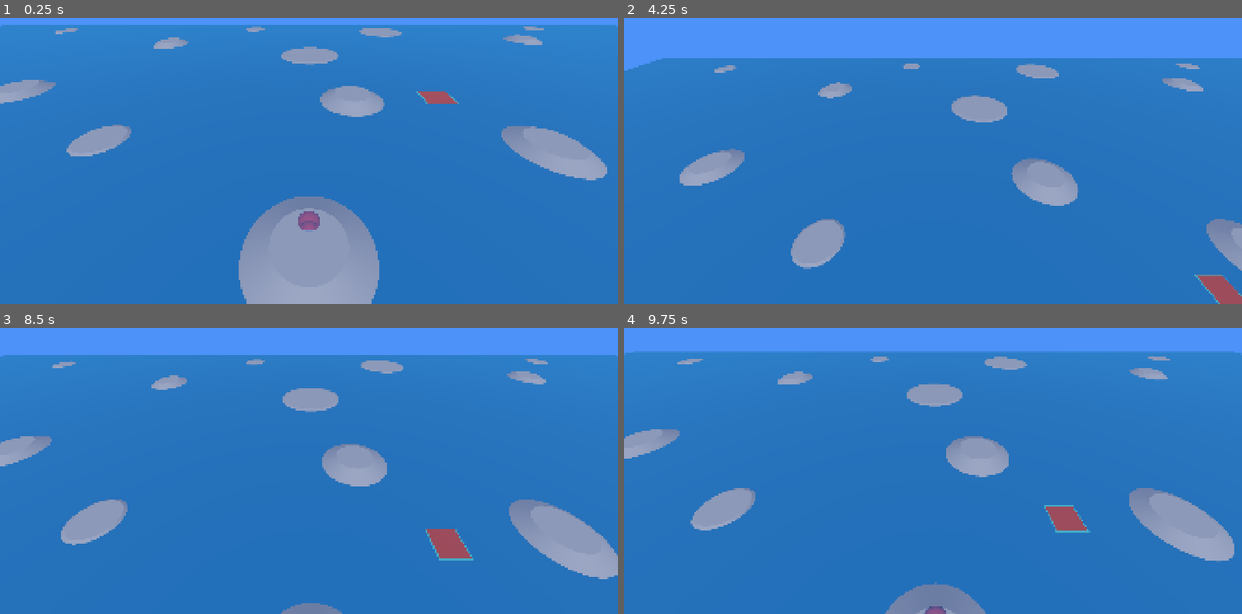
Above: before the commit, frames 1-4 (two rows, left to right).
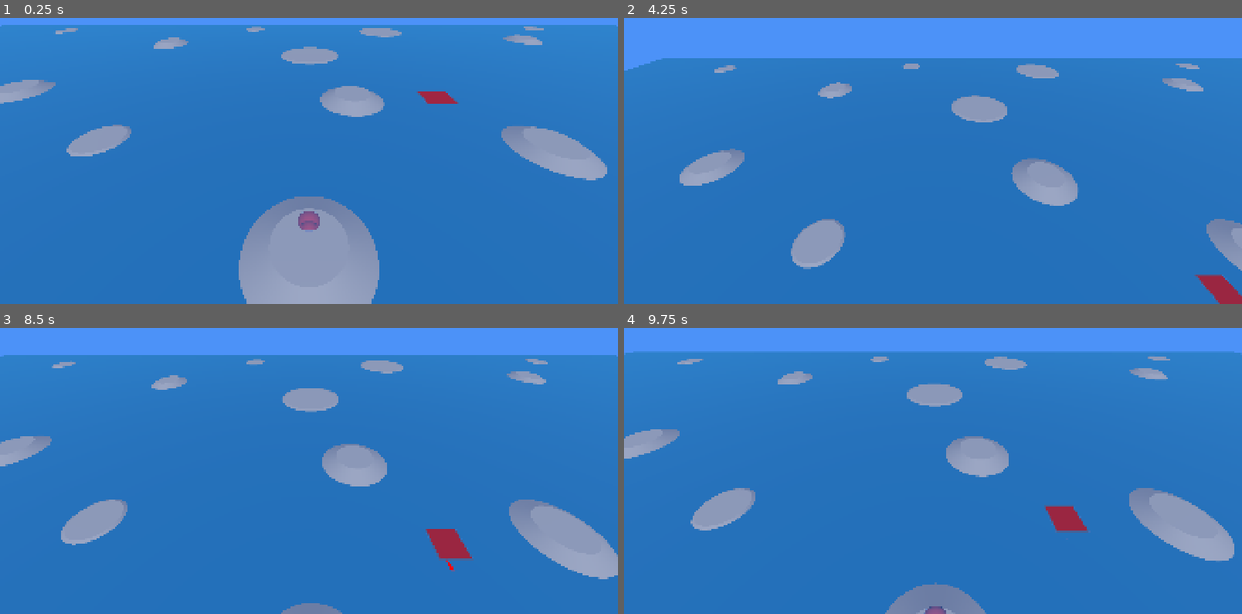
Above: after the commit, the same moments.

Repository: the-shipwrights/the-shipyard
Game: Godot game, scene res://playscenes/cloud_test_scene.tscn
Two runs of this game, one before a commit and one after it. Both use one fixed random seed, a clock stepped at 60 frames per second and the inputs below. This scene is started directly instead of the project's main scene.
Inputs (mouse positions are in pixels of both pictures, inside the frame that each line leads up to):
- Up to frame 1 (0.25 s): no input
- Up to frame 2 (4.25 s): tap Enter at 0.5, 3.5 s; move the mouse to (902, 201) at 0.52 s; hold W 0.53-1.25 s; hold E 0.53-1.25 s; click (902, 201) at 0.67 s; tap Space at 0.77, 2, 3.77 s; drag from (1118, 181) to (902, 201) at 1.27 s; move the mouse to (747, 78) at 2.02 s; hold A 2.03-2.75 s; hold Ctrl 2.03-2.75 s; drag from (963, 129) to (747, 78) at 2.77 s; move the mouse to (840, 43) at 3.52 s; hold S from 3.53 s (still down); hold E from 3.53 s (still down)
- Up to frame 3 (8.5 s): release S at 4.25 s; release E at 4.25 s; drag from (444, 422) to (216, 353) at 4.27 s; tap Space at 5, 6.77, 8 s; move the mouse to (185, 456) at 5.02 s; hold W 5.03-5.75 s; hold Ctrl 5.03-5.75 s; click (185, 456) at 5.17 s; drag from (370, 362) to (185, 456) at 5.77 s; tap Enter at 6.5 s; move the mouse to (278, 511) at 6.52 s; hold D 6.53-7.25 s; hold E 6.53-7.25 s; drag from (494, 491) to (278, 511) at 7.27 s; move the mouse to (123, 388) at 8.02 s; hold S from 8.03 s (still down); hold Ctrl from 8.03 s (still down)
- Up to frame 4 (9.75 s): release S at 8.75 s; release Ctrl at 8.75 s; drag from (963, 439) to (747, 388) at 8.77 s; move the mouse to (840, 353) at 9.52 s; hold W from 9.53 s (still down); hold E from 9.53 s (still down); click (840, 353) at 9.67 s

The runs differ from the first frame. In frame 1, 0.2% of the frame differs, in the area x 67-75%, y 25-30%; in frame 2, 0.5%; in frame 3, 0.6%, in the area x 68-77%, y 70-86%; in frame 4, 0.5%.

Commit message:
Basic depth occlusion

Diff:
--- a/simulation/server/assets/materials/cloud_material.tres
+++ b/simulation/server/assets/materials/cloud_material.tres
@@ -10,5 +10,5 @@
 shader_parameter/border_thickness = 0.1
 shader_parameter/screen_height = 4.8
 shader_parameter/particle_count = 3
-shader_parameter/particle_positions = Array[Vector3]([Vector3(4.5, 0.1, -2.5), Vector3(5.95652, 0.1, -2.90178), Vector3(4.3585153, 0.1, -2.7020462)])
+shader_parameter/particle_positions = Array[Vector3]([Vector3(4.5, 1.3081255, -2.5), Vector3(4.322624, 0.1, -2.9518619), Vector3(4.376619, 0.58258164, -1.9077891)])
 shader_parameter/particle_radiuses = Array[float]([0.5, 0.5, 0.5])
--- a/simulation/server/assets/shaders/cloud.gdshader
+++ b/simulation/server/assets/shaders/cloud.gdshader
@@ -58,6 +58,10 @@
 		}
 	}
 
+	float depth = -100000.0;
+	float current_depth = depth;
+	vec4 final_color = vec4(0.0);
+
 	for (int i = 0; i < 3; i++) {
 		vec4 view_position = VIEW_MATRIX * vec4(particle_positions[i], 1.0);
 		vec4 projection = PROJECTION_MATRIX * view_position;
@@ -68,13 +72,27 @@
 			abs(SCREEN_UV.x - screen_uv.x) <= screen_radius.x  &&
 			abs(SCREEN_UV.y - screen_uv.y) <= screen_radius.y
 		){
+			float curve_x = sqrt(-pow((SCREEN_UV.x - screen_uv.x) * screen_width, 2) + pow(particle_radiuses[i], 2));
+			float curve_y = sqrt(-pow((SCREEN_UV.y - screen_uv.y) * screen_height, 2) + pow(particle_radiuses[i], 2));
+			float curve = (curve_x / particle_radiuses[i]) * (curve_y / particle_radiuses[i]) * particle_radiuses[i];
+			float distance_to_camera = view_position.z;
+			current_depth = distance_to_camera + curve;
+
 			vec2 infill_uv = vec2(
 				(SCREEN_UV.x - screen_uv.x) * screen_width + particle_radiuses[i],
 				(SCREEN_UV.y - screen_uv.y) * screen_height + particle_radiuses[i]
 			);
 			vec4 infill_color = texture(image, infill_uv);
-			if (infill_color[3] > 0.0)
-				ALBEDO = ALBEDO * (1.0 - infill_color[3]) + infill_color.rgb * infill_color[3];
+			if (infill_color[3] == 1.0 && current_depth > depth) {
+				final_color = infill_color;
+				depth = current_depth;
+			}
+			else if (infill_color[3] > 0.0 && current_depth > depth) {
+				final_color.rgb = final_color.rgb * (1.0 - infill_color[3]) + infill_color.rgb * infill_color[3];
+				final_color.a = 1.0 - (1.0 - final_color.a) * (1.0 - infill_color[3]);
+			}
+			ALBEDO = vec3(-depth / 5.0, 0.0, 0.0);
 		}
 	}
+	// ALBEDO = ALBEDO * (1.0 - final_color.a) + final_color.rgb * final_color.a;
 }
--- a/simulation/server/packedscenes/cloud.tscn
+++ b/simulation/server/packedscenes/cloud.tscn
@@ -3,6 +3,21 @@
 [ext_resource type="QuadMesh" uid="uid://c8b2pqj5iecng" path="res://assets/3dmodels/cloud_particle.tres" id="1_6t0eo"]
 [ext_resource type="Script" uid="uid://b4kjvxb6hrxjx" path="res://scripts/cloud_controller.gd" id="1_dtbih"]
 [ext_resource type="Script" uid="uid://dt3gs4pofh84v" path="res://assets/shaders/post_process_shader.gd" id="3_dtbih"]
+
+[sub_resource type="Environment" id="Environment_px02p"]
+
+[sub_resource type="CompositorEffect" id="CompositorEffect_dk4w1"]
+resource_local_to_scene = false
+resource_name = ""
+enabled = false
+effect_callback_type = 4
+needs_motion_vectors = false
+needs_normal_roughness = false
+script = ExtResource("3_dtbih")
+metadata/_custom_type_script = "uid://dt3gs4pofh84v"
+
+[sub_resource type="Compositor" id="Compositor_8twhp"]
+compositor_effects = Array[CompositorEffect]([SubResource("CompositorEffect_dk4w1")])
 
 [sub_resource type="StandardMaterial3D" id="StandardMaterial3D_kexmb"]
 shading_mode = 0
@@ -18,21 +33,6 @@
 instance_count = 1
 mesh = ExtResource("1_6t0eo")
 buffer = PackedFloat32Array(1, 0, 0, 0.5706141, 0, 1, 0, 0, 0, 0, 1, 0.30216348)
-
-[sub_resource type="Environment" id="Environment_px02p"]
-
-[sub_resource type="CompositorEffect" id="CompositorEffect_dk4w1"]
-resource_local_to_scene = false
-resource_name = ""
-enabled = false
-effect_callback_type = 4
-needs_motion_vectors = false
-needs_normal_roughness = false
-script = ExtResource("3_dtbih")
-metadata/_custom_type_script = "uid://dt3gs4pofh84v"
-
-[sub_resource type="Compositor" id="Compositor_8twhp"]
-compositor_effects = Array[CompositorEffect]([SubResource("CompositorEffect_dk4w1")])
 
 [sub_resource type="StandardMaterial3D" id="StandardMaterial3D_q0da8"]
 albedo_color = Color(0.63, 0.2583, 0.2583, 1)
@@ -50,6 +50,10 @@
 editor_description = "Handles cloud generation and animation, perhaps also other things? we shall see..."
 script = ExtResource("1_dtbih")
 
+[node name="WorldEnvironment" type="WorldEnvironment" parent="." unique_id=70051558]
+environment = SubResource("Environment_px02p")
+compositor = SubResource("Compositor_8twhp")
+
 [node name="Placeholder (delete me)" type="MeshInstance3D" parent="." unique_id=1230811381]
 transform = Transform3D(1, 0, 0, 0, -4.371139e-08, 1, 0, -1, -4.371139e-08, 0, 0, 0)
 visible = false
@@ -57,15 +61,18 @@
 mesh = SubResource("TextMesh_m6kmv")
 
 [node name="CloudParticle1" type="MeshInstance3D" parent="." unique_id=893149861]
-transform = Transform3D(1, 0, 0, 0, -4.37114e-08, 1.0000002, 0, -1.0000002, -4.37114e-08, 4.5, 0.1, -2.5)
+transform = Transform3D(1, 0, 0, 0, -4.37114e-08, 1.0000002, 0, -1.0000002, -4.37114e-08, 4.5, 2.2939053, -2.5)
+layers = 2
 mesh = ExtResource("1_6t0eo")
 
 [node name="CloudParticle2" type="MeshInstance3D" parent="." unique_id=2121152295]
-transform = Transform3D(1, 0, 0, 0, -4.37114e-08, 1.0000002, 0, -1.0000002, -4.37114e-08, 5.197246, 0.1, -2.7019703)
+transform = Transform3D(1, 0, 0, 0, -4.37114e-08, 1.0000002, 0, -1.0000002, -4.37114e-08, 4.322624, 0.1, -2.9518619)
+layers = 2
 mesh = ExtResource("1_6t0eo")
 
 [node name="CloudParticle3" type="MeshInstance3D" parent="." unique_id=1679534410]
-transform = Transform3D(1, 0, 0, 0, -4.37114e-08, 1.0000002, 0, -1.0000002, -4.37114e-08, 4.595589, 0.1, -3.0644133)
+transform = Transform3D(1, 0, 0, 0, -4.37114e-08, 1.0000002, 0, -1.0000002, -4.37114e-08, 4.376619, 0.58258164, -1.9077891)
+layers = 2
 mesh = ExtResource("1_6t0eo")
 
 [node name="CloudMesh" type="MultiMeshInstance3D" parent="." unique_id=1347639264]
@@ -73,14 +80,12 @@
 layers = 2
 multimesh = SubResource("MultiMesh_3q1yh")
 
-[node name="WorldEnvironment" type="WorldEnvironment" parent="." unique_id=70051558]
-environment = SubResource("Environment_px02p")
-compositor = SubResource("Compositor_8twhp")
-
 [node name="infill" type="MeshInstance3D" parent="." unique_id=1613855313]
 transform = Transform3D(1, 0, 0, 0, -4.371139e-08, 1, 0, -1, -4.371139e-08, 4.5, 0.02, -2.5)
+layers = 2
 mesh = SubResource("QuadMesh_fxdce")
 
 [node name="outline" type="MeshInstance3D" parent="." unique_id=614444333]
 transform = Transform3D(1.1, 0, 0, 0, -4.8082526e-08, 1.1, 0, -1.1, -4.8082526e-08, 4.5, 0.01, -2.5)
+layers = 2
 mesh = SubResource("QuadMesh_dk4w1")
--- a/simulation/server/scripts/cloud_controller.gd
+++ b/simulation/server/scripts/cloud_controller.gd
@@ -2,6 +2,7 @@
 extends Node
 
 var camera_height: float = 5.0
+var camera_direction: Vector3
 var particle_count: int
 var particle_positions: Array[Vector3]
 var particle_radiuses: Array[float]
